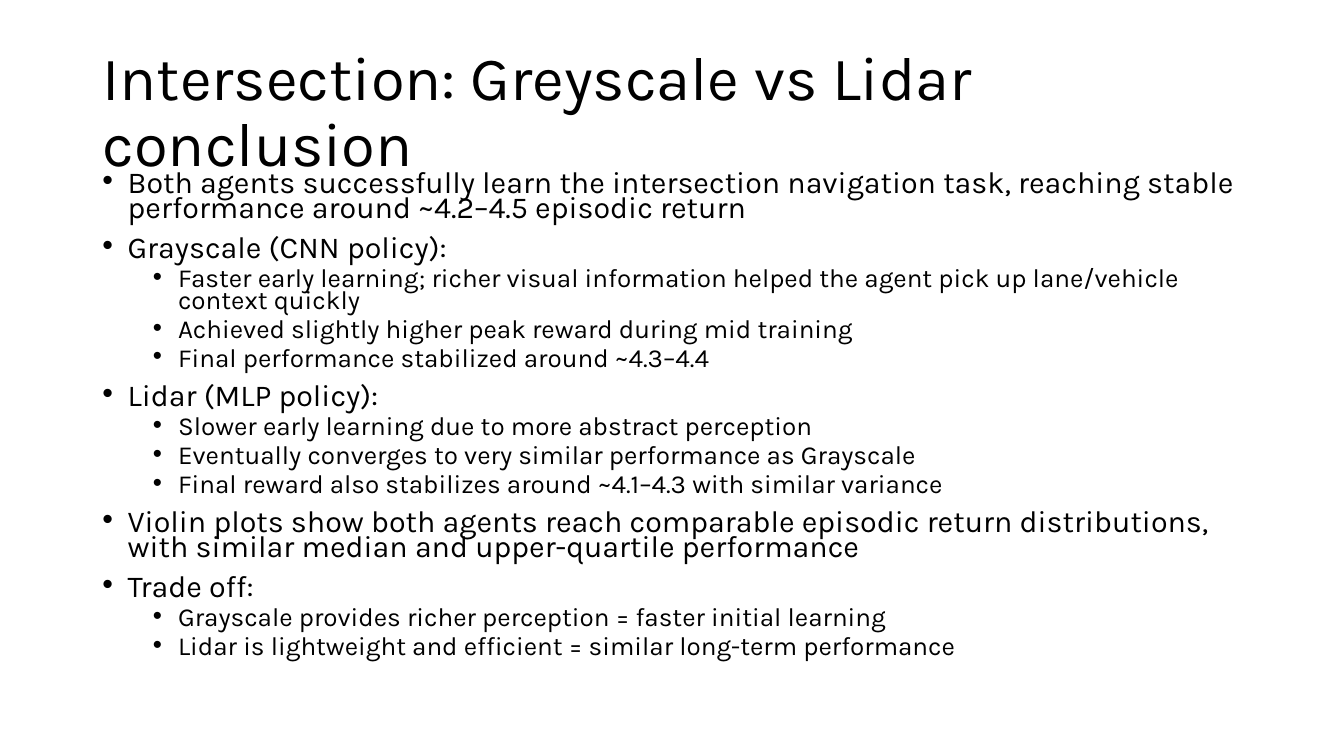
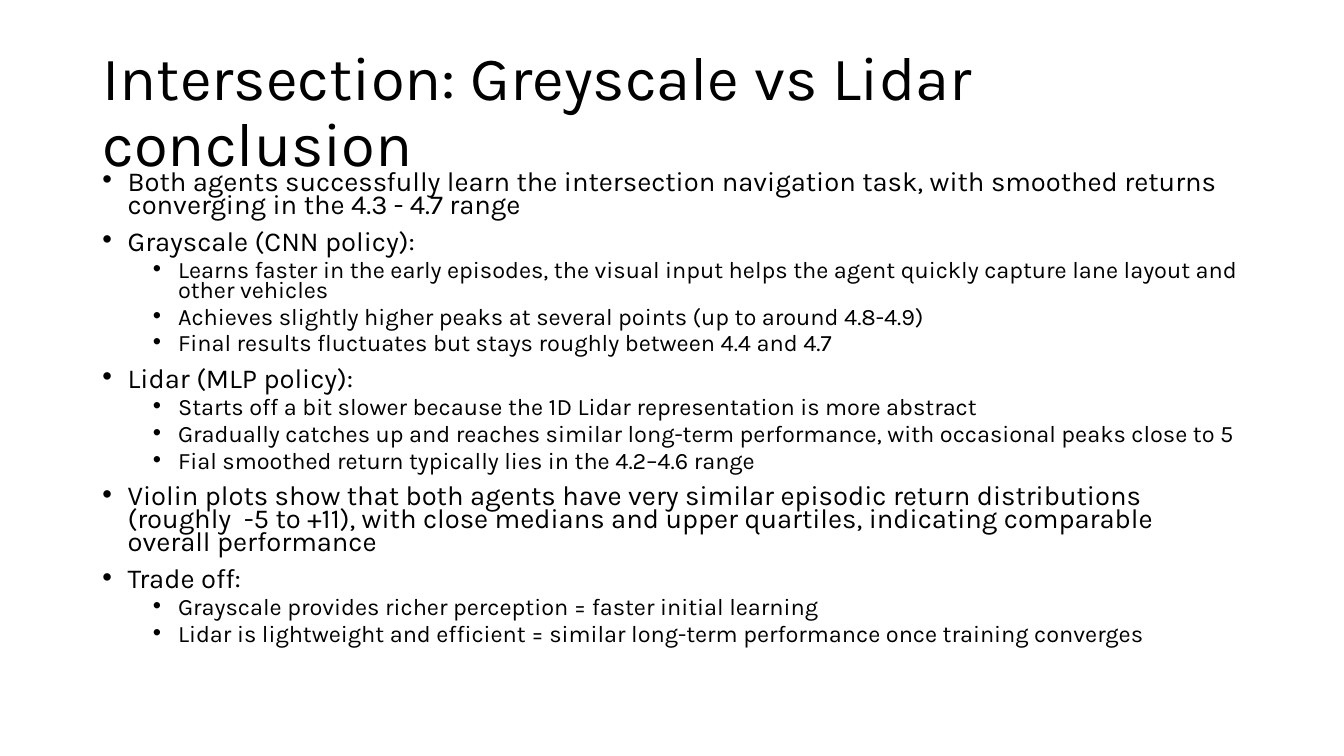
Before and after one commit to chiragr15/CS272_FinalProject, a slide deck: slide 3 of agents/intersection/final project.pptm. Drawn at 1344x756 pixels with LibreOffice and Linux fonts; fonts in the diff are those of the drawing. Boxes give left, top, right and bottom in pixels: in the first picture for what was removed or moved away, otherwise in the second. Text is boxed around its words. In the diff, an @@ line names an element or a change of style, - is before the commit and + after.

Commit message:
final final commit for intersection

```diff
--- a/agents/intersection/final project.pptm
+++ b/agents/intersection/final project.pptm
@@ text at [128,166,1216,221]: text changed; size 21.7 to 19.6 pt @@
-• Both agents successfully learn the intersection navigation task, reaching stable performance around ~4.2–4.5 episodic return
+• Both agents successfully learn the intersection navigation task, with smoothed returns converging in the 4.3 - 4.7 range
@@ text at [128,231,818,621]: size 21.7 to 19.6 pt in "Grayscale (CNN policy):", "Lidar (MLP policy):", "Trade off:"; size 18.6 to 16.8 pt in "Grayscale provides richer perception = faster initial ..." @@
@@ text at [178,257,1237,357]: text changed; size 18.6 to 16.8 pt @@
-  • Faster early learning; richer visual information helped the agent pick up lane/vehicle context quickly
-  • Achieved slightly higher peak reward during mid training
-  • Final performance stabilized around ~4.3–4.4
+  • Learns faster in the early episodes, the visual input helps the agent quickly capture lane layout and other vehicles
+  • Achieves slightly higher peaks at several points (up to around 4.8-4.9)
+  • Final results fluctuates but stays roughly between 4.4 and 4.7
@@ text at [128,394,1233,558]: text changed; size 18.6 to 16.8 pt @@
-  • Slower early learning due to more abstract perception
-  • Eventually converges to very similar performance as Grayscale
-  • Final reward also stabilizes around ~4.1–4.3 with similar variance
-• Violin plots show both agents reach comparable episodic return distributions, with similar median and upper-quartile performance
+  • Starts off a bit slower because the 1D Lidar representation is more abstract
+  • Gradually catches up and reaches similar long-term performance, with occasional peaks close to 5
+  • Fial smoothed return typically lies in the 4.2–4.6 range
+• Violin plots show that both agents have very similar episodic return distributions (roughly -5 to +11), with close medians and upper quartiles, indicating comparable overall performance
@@ text at [178,625,1143,648]: text changed; size 18.6 to 16.8 pt @@
-  • Lidar is lightweight and efficient = similar long-term performance
+  • Lidar is lightweight and efficient = similar long-term performance once training converges
```
Also in this commit, not shown: 1 other slide changed, 1 slide added, 37 other files.
